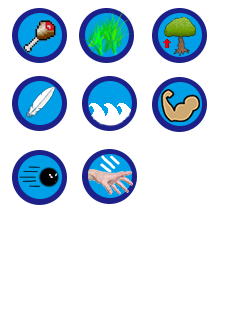
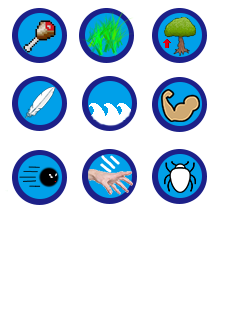
Two versions of the same layered image (240px x 320px). Layer-by-layer changes:
added layer "Bug-icon" above "圖層 6" over (x1=164, y1=161, x2=196, y2=193)
added layer "橢圓 2 拷貝 8" above "橢圓 1 拷貝 8" over (x1=158, y1=154, x2=202, y2=198)
added layer "橢圓 1 拷貝 8" above "橢圓 2 拷貝 7" over (x1=152, y1=149, x2=207, y2=204)
